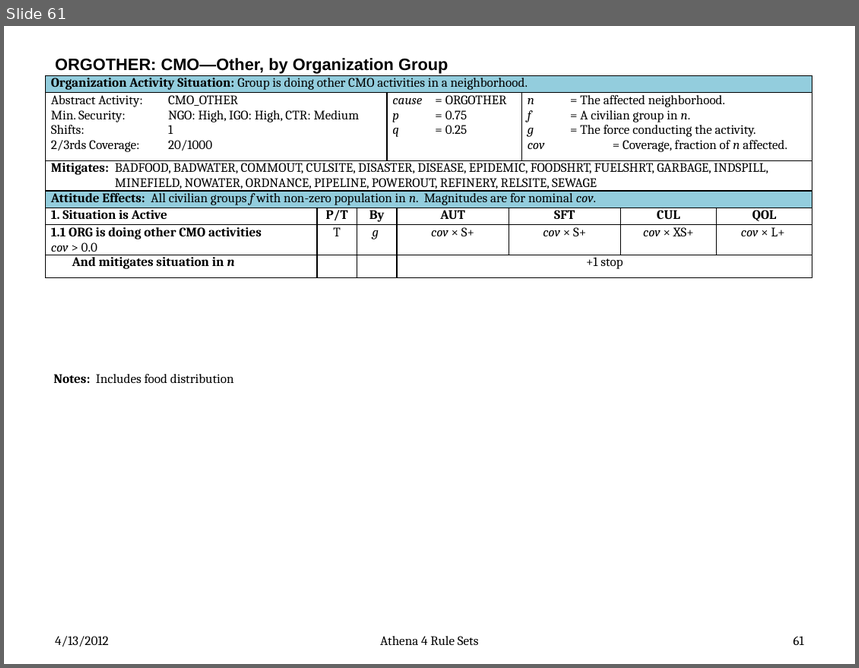
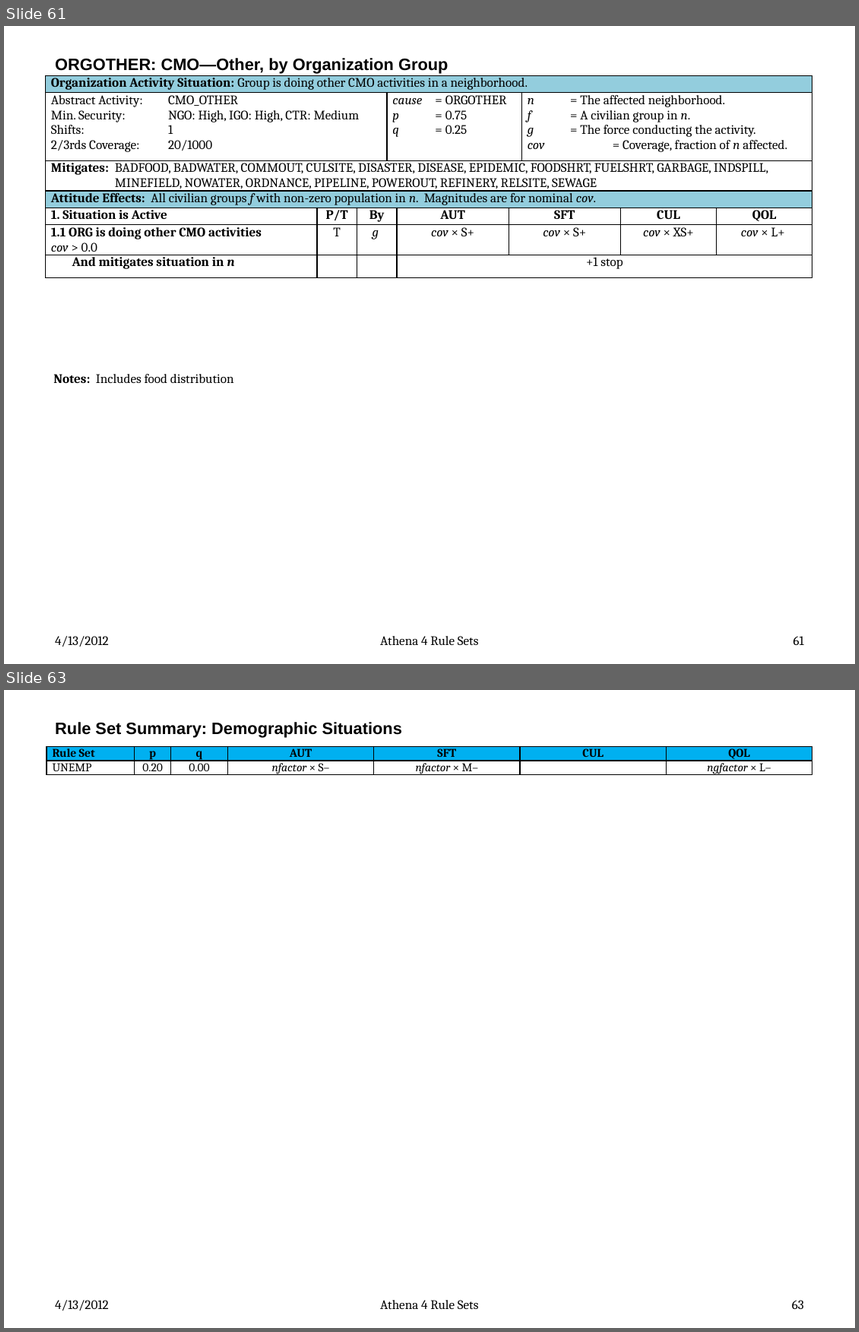
Before and after one commit to AthenaModel/athena-legacy, a slide deck: docs/dev/rules.pptx. Shown one above the other, each under a label of ours: slide 61 before the commit, slides 61 and 63 after it; the slides between them are not shown. The pictures are 859x668 and 859x1332 pixels, drawn with LibreOffice and Linux fonts; fonts in the diff are those of the drawing. Boxes give left, top, right and bottom in pixels: in the first picture for what was removed or moved away, otherwise in the second. Text is boxed around its words. In the diff, an @@ line names an element or a change of style, - is before the commit and + after.

Commit message:
Got all rule sets but CONTROL.

```diff
--- a/docs/dev/rules.pptx
+++ b/docs/dev/rules.pptx
@@ slide 63 added at box(4, 690, 855, 1328), background #FFFFFF @@
@@ title added at box(55, 722, 402, 737), 14 pt, text #000000, bold @@
+Rule Set Summary: Demographic Situations
@@ table added at box(47, 747, 813, 777), 2 rows, 7 columns @@
+Rule Set | p | q | AUT | SFT | CUL | QOL
+UNEMP | 0.20 | 0.00 | nfactor × S– | nfactor × M– |  | ngfactor × L–
@@ text added at box(55, 1300, 109, 1311), 11 pt, text #000000 @@
+4/13/2012
@@ text added at box(380, 1300, 479, 1309), 11 pt, text #000000 @@
+Athena 4 Rule Sets
@@ page number added at box(792, 1300, 804, 1309), 11 pt, text #000000 @@
+63
```
Also in this commit, not shown: 5 other slides added.
